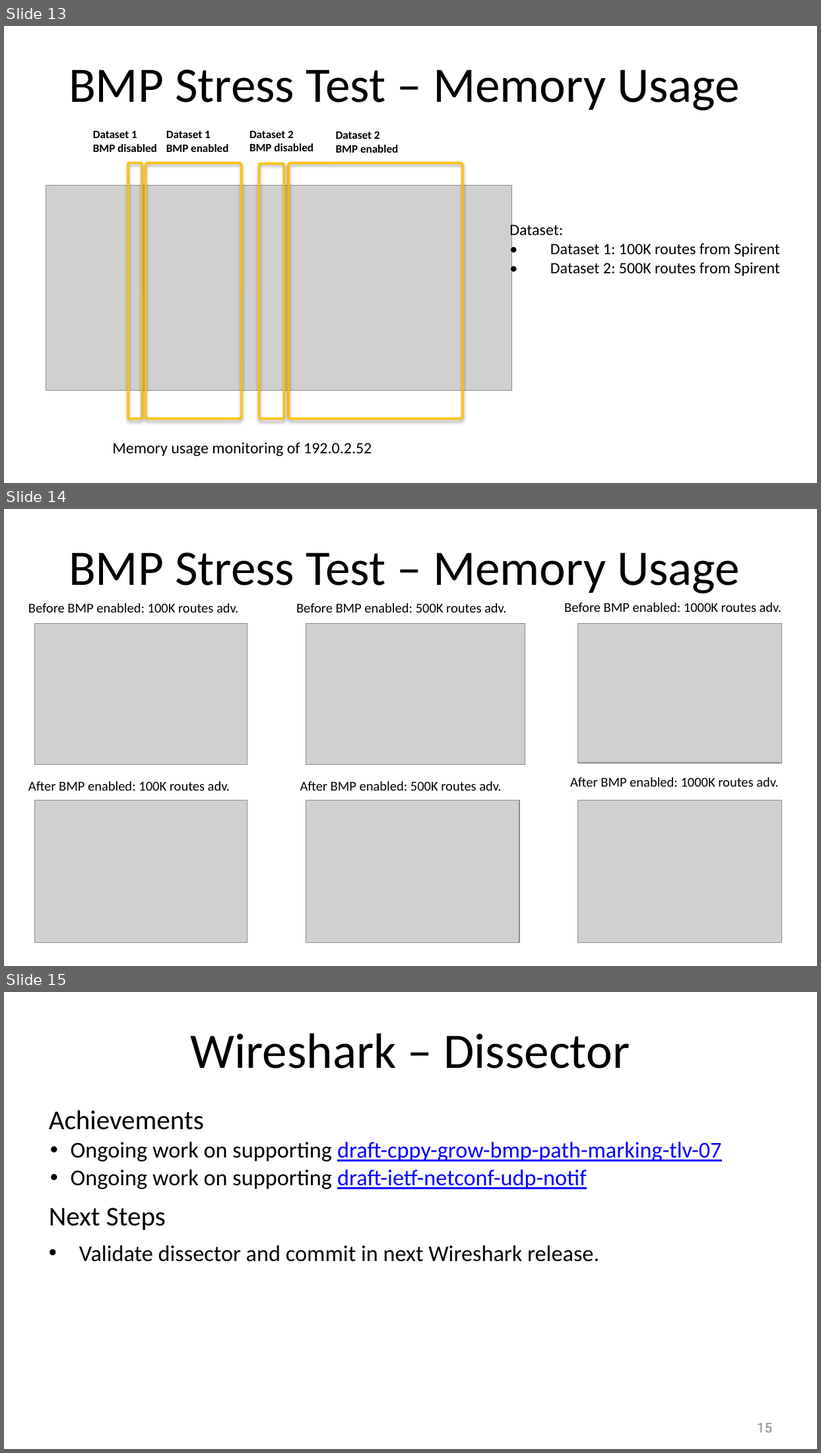
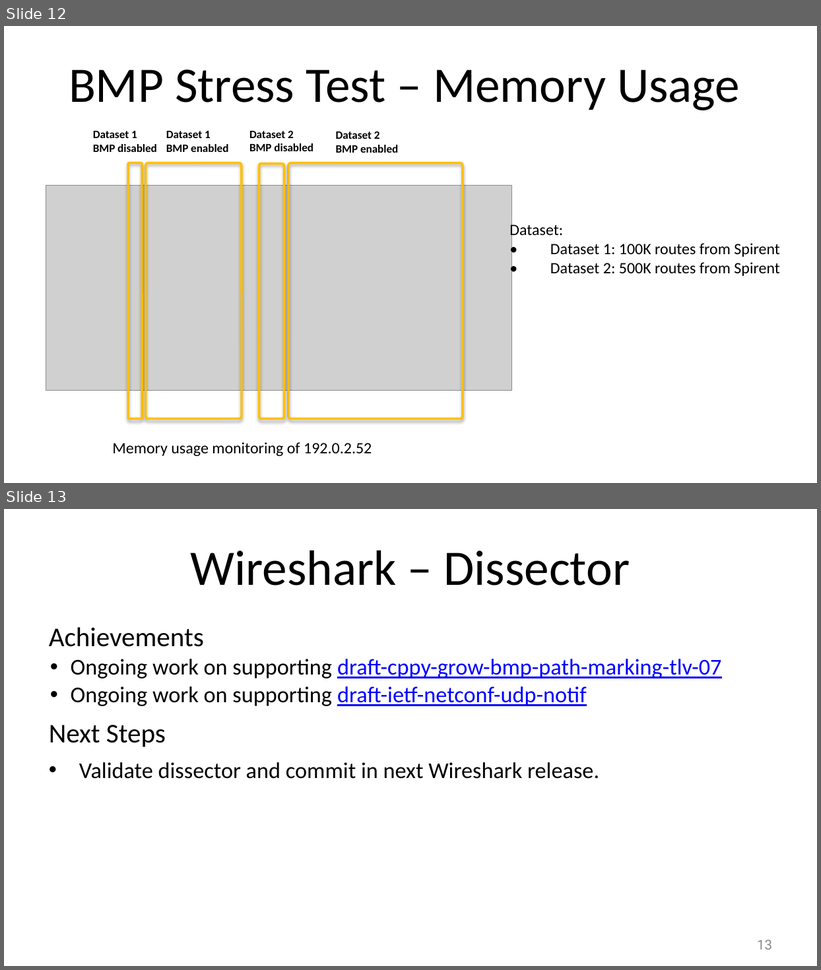
Before and after one commit to IETF-Hackathon/ietf109-project-presentations, a slide deck: ietf-109-hackathon-bmp-yang.pptx. Shown one above the other, each under a label of ours: slides 13, 14 and 15 before the commit, slides 12 and 13 after it. The pictures are 821x1453 and 821x970 pixels, drawn with LibreOffice and Linux fonts; fonts in the diff are those of the drawing; grey boxes stand for pictures. Boxes give left, top, right and bottom in pixels: in the first picture for what was removed or moved away, otherwise in the second. Text is boxed around its words. In the diff, an @@ line names an element or a change of style, - is before the commit and + after.

```diff
--- a/ietf-109-hackathon-bmp-yang.pptx
+++ b/ietf-109-hackathon-bmp-yang.pptx
@@ slide 14 removed at (4, 509, 817, 966), background #FFFFFF @@
@@ title removed at (69, 553, 740, 593) @@
-BMP Stress Test – Memory Usage
@@ text removed at (28, 603, 238, 613) @@
-Before BMP enabled: 100K routes adv.
@@ text removed at (296, 603, 506, 613) @@
-Before BMP enabled: 500K routes adv.
@@ text removed at (564, 602, 781, 612) @@
-Before BMP enabled: 1000K routes adv.
@@ picture removed at (35, 624, 248, 765) @@
@@ picture removed at (306, 624, 525, 765) @@
@@ picture removed at (578, 624, 782, 764) @@
@@ text removed at (28, 781, 230, 791) @@
-After BMP enabled: 100K routes adv.
@@ text removed at (300, 781, 501, 791) @@
-After BMP enabled: 500K routes adv.
@@ text removed at (570, 777, 778, 787) @@
-After BMP enabled: 1000K routes adv.
@@ picture removed at (35, 800, 248, 943) @@
@@ picture removed at (306, 800, 520, 943) @@
@@ picture removed at (578, 800, 782, 943) @@
@@ what was slide 13 is now slide 12 @@
@@ what was slide 15 is now slide 13 @@
@@ page number at (757, 940, 772, 950): text changed @@
-15
+13
```
Also in this commit, not shown: 1 other slide removed, 1 other file.
